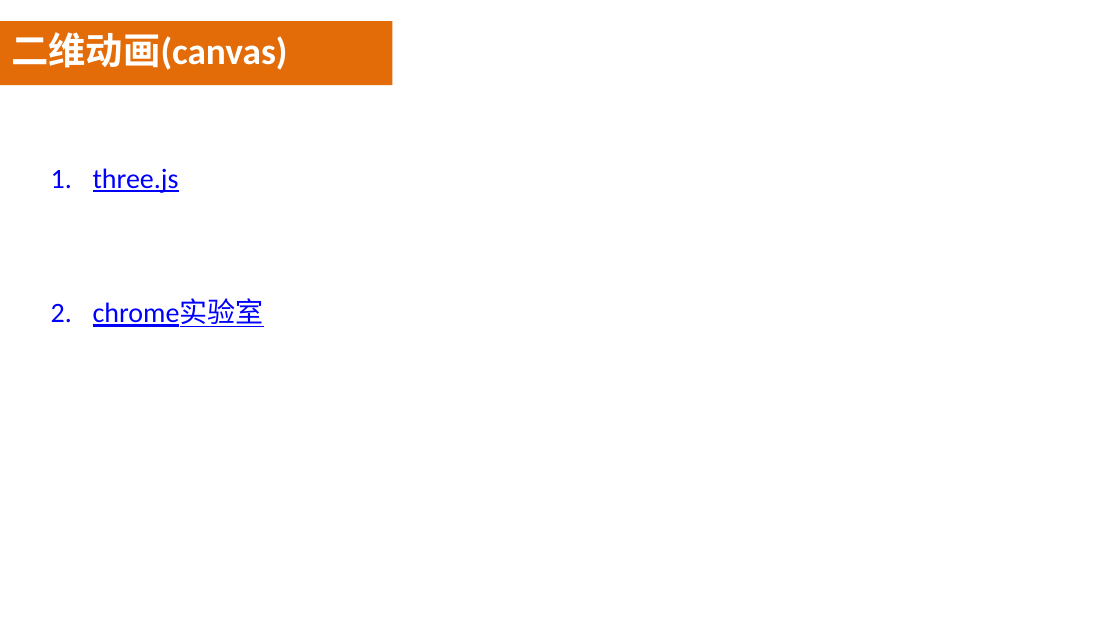
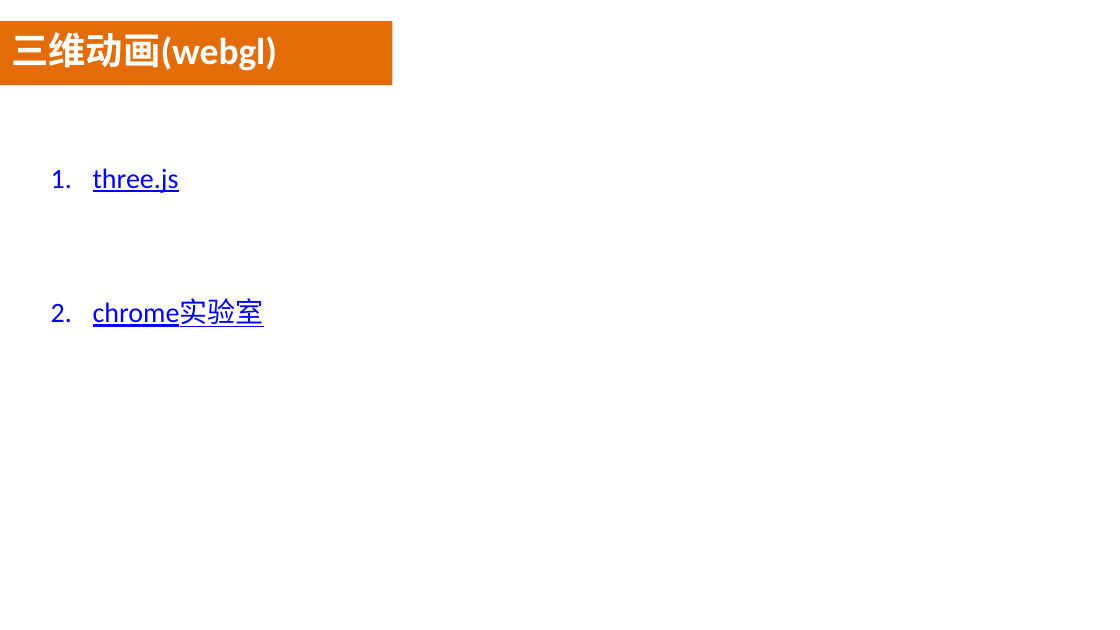
Before and after one commit to luke93h/git-blog, a slide deck: slide 42 of src/大前端简介.pptx (slide 46 before the commit). Drawn at 1120x630 pixels with LibreOffice and Linux fonts; fonts in the diff are those of the drawing; background and template pictures are left out. Boxes give left, top, right and bottom in pixels: in the first picture for what was removed or moved away, otherwise in the second. Text is boxed around its words. In the diff, an @@ line names an element or a change of style, - is before the commit and + after.

```diff
--- a/src/大前端简介.pptx
+++ b/src/大前端简介.pptx
@@ text at (11,32,277,71): text changed @@
-二维动画(canvas)
+三维动画(webgl)
```
Also in this commit, not shown: 3 other slides changed, 4 slides removed, 2 other files.
